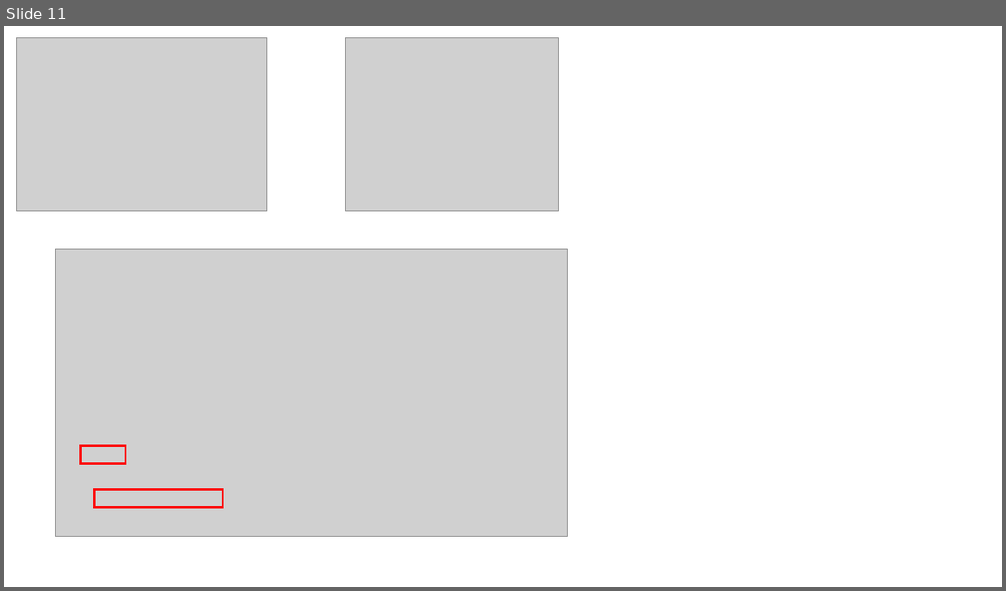
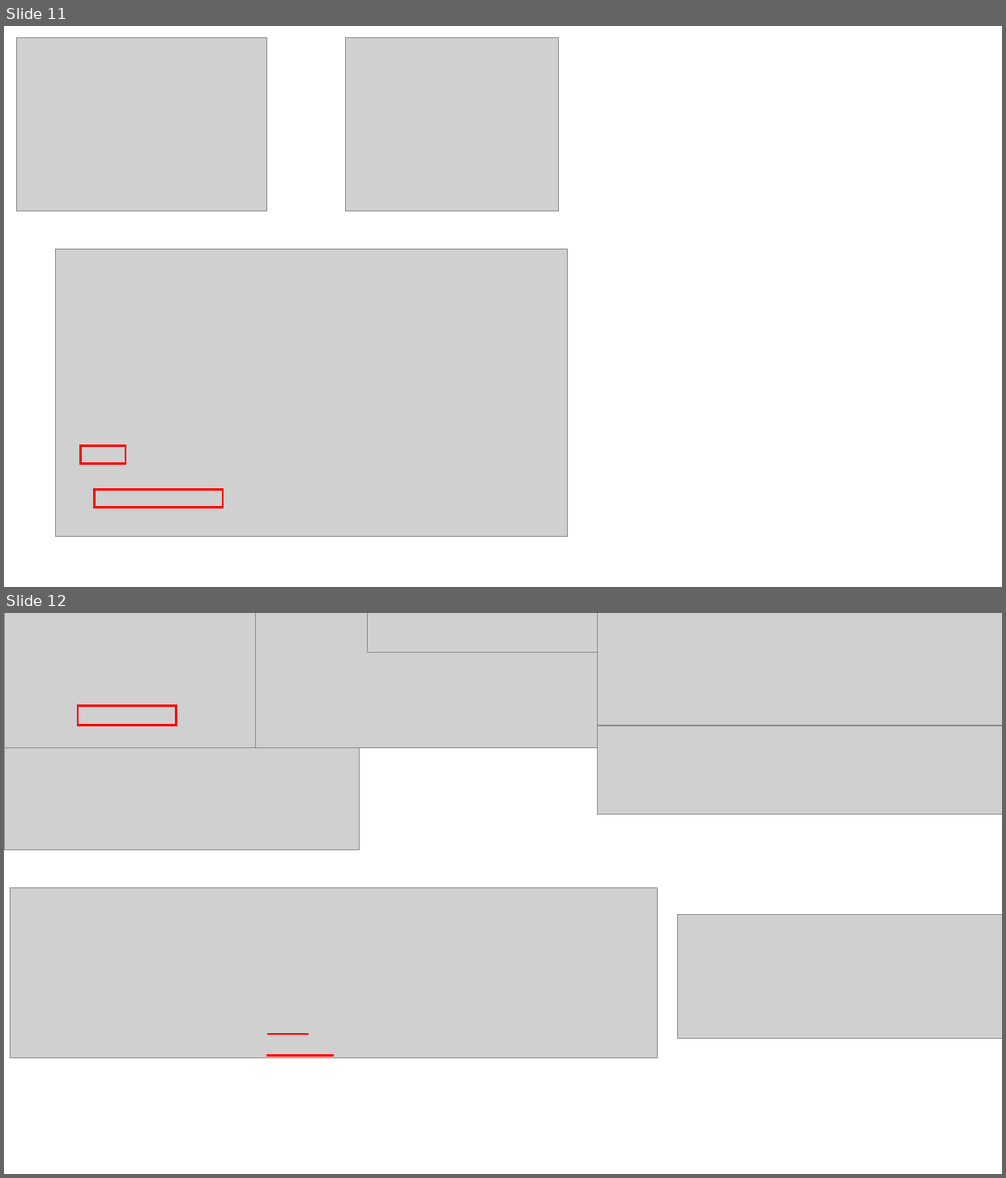
Before and after one commit to dhslrl321/TIL, a slide deck: Spring-Springboot/스프링 프레임워크 학습자료.pptx. Shown one above the other, each under a label of ours: slide 11 before the commit, slides 11 and 12 after it. The pictures are 1006x591 and 1006x1178 pixels, drawn with LibreOffice and Linux fonts; fonts in the diff are those of the drawing; grey boxes stand for pictures. Boxes give left, top, right and bottom in pixels: in the first picture for what was removed or moved away, otherwise in the second. Text is boxed around its words. In the diff, an @@ line names an element or a change of style, - is before the commit and + after.

```diff
--- a/Spring-Springboot/스프링 프레임워크 학습자료.pptx
+++ b/Spring-Springboot/스프링 프레임워크 학습자료.pptx
@@ slide 12 added at bbox=[4, 613, 1002, 1174], background #FFFFFF @@
@@ picture added at bbox=[4, 613, 256, 747] @@
@@ picture added at bbox=[256, 613, 599, 747] @@
@@ picture added at bbox=[368, 613, 612, 652] @@
@@ picture added at bbox=[598, 613, 1002, 726] @@
@@ rectangle added at bbox=[78, 706, 177, 726], outline #FF0000 2.25 pt @@
@@ picture added at bbox=[598, 726, 1002, 815] @@
@@ picture added at bbox=[4, 747, 360, 850] @@
@@ picture added at bbox=[10, 888, 658, 1059] @@
@@ picture added at bbox=[677, 914, 1002, 1038] @@
@@ line added from (266, 1034) to (309, 1034), #FF0000 2.25 pt @@
@@ line added from (266, 1055) to (334, 1055), #FF0000 2.25 pt @@
```
Also in this commit, not shown: 1 other slide added, 2 slides removed, 2 other files.
